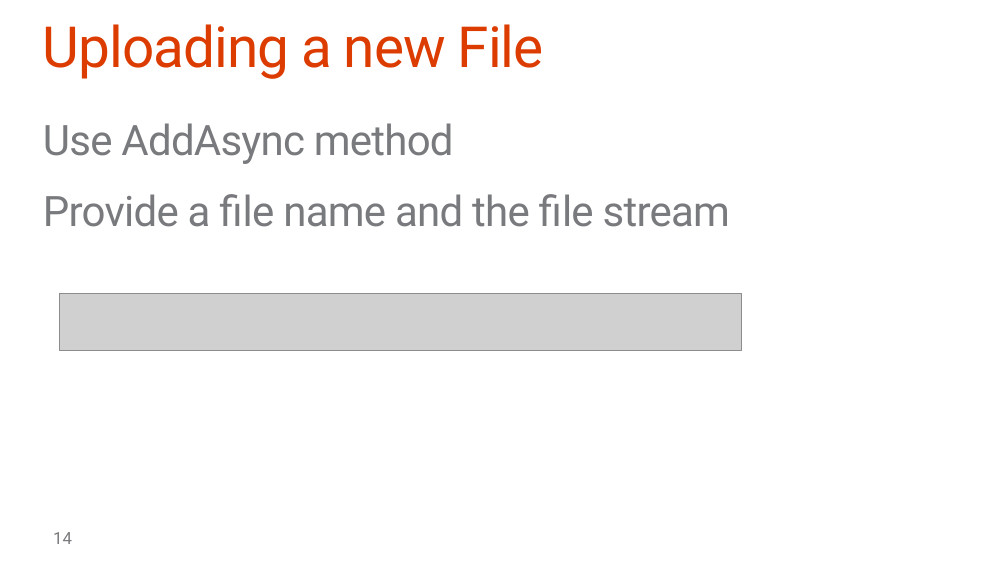
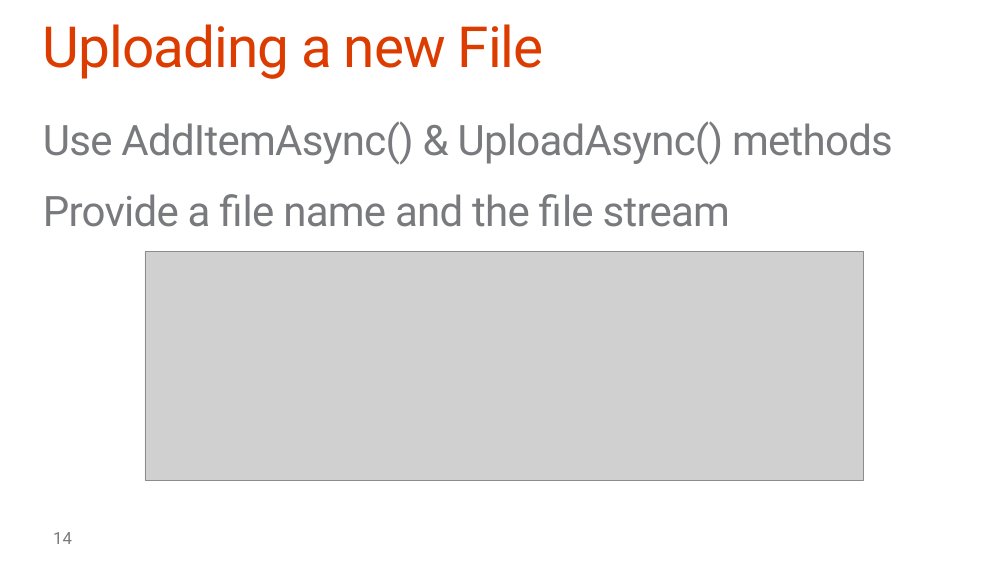
Before and after one commit to fabbbiob/TrainingContent, a slide deck: slide 14 of O3653-3 Deep Dive into Office 365 APIs for OneDrive for Business/O3653-3 Deep Dive into Office 365 APIs for OneDrive for Business.pptx. Drawn at 1008x567 pixels with LibreOffice and Linux fonts; fonts in the diff are those of the drawing; grey boxes stand for pictures; background and template pictures are left out. Boxes give left, top, right and bottom in pixels: in the first picture for what was removed or moved away, otherwise in the second. Text is boxed around its words. In the diff, an @@ line names an element or a change of style, - is before the commit and + after.

```diff
--- a/O3653-3 Deep Dive into Office 365 APIs for OneDrive for Business/O3653-3 Deep Dive into Office 365 APIs for OneDrive for Business.pptx
+++ b/O3653-3 Deep Dive into Office 365 APIs for OneDrive for Business/O3653-3 Deep Dive into Office 365 APIs for OneDrive for Business.pptx
@@ text at box(43, 121, 893, 165): text changed @@
-Use AddAsync method
+Use AddItemAsync() & UploadAsync() methods
@@ picture added at box(145, 251, 864, 480) @@
@@ picture removed at box(60, 293, 742, 351) @@
```
Also in this commit, not shown: 7 other slides changed.
